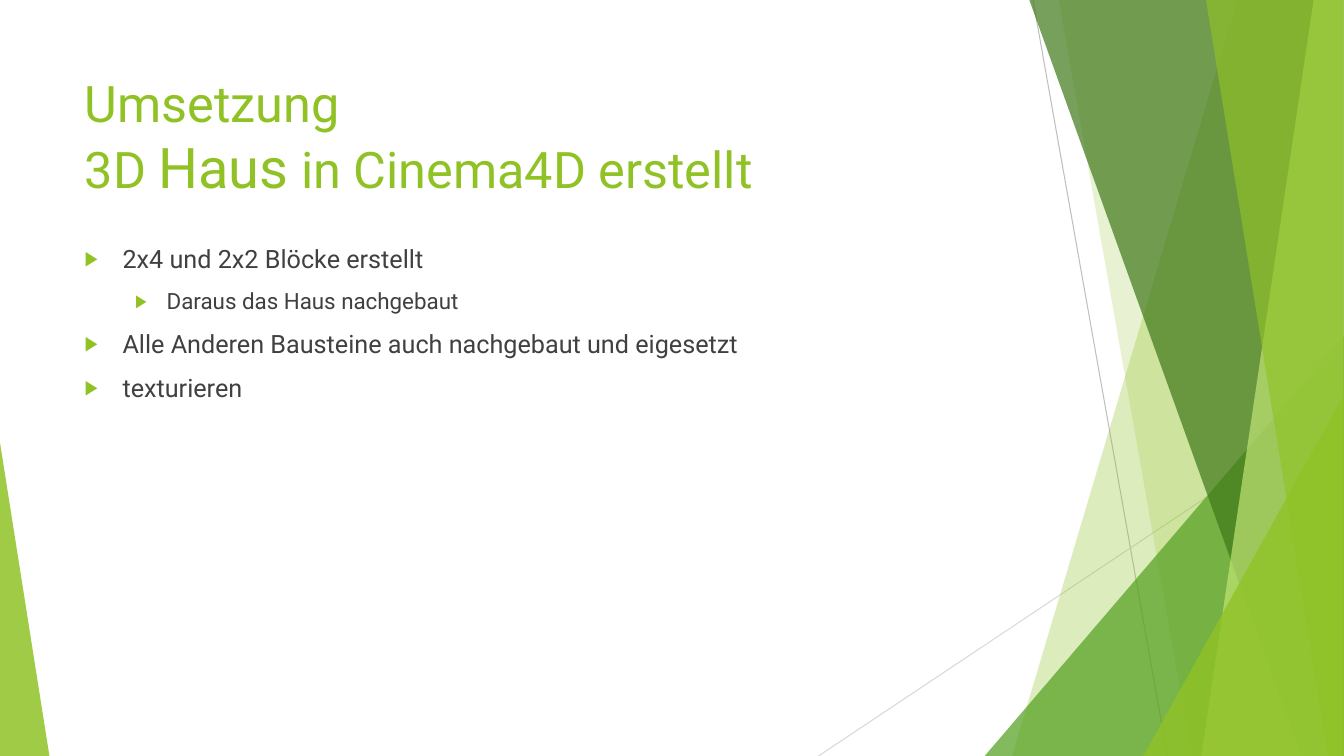
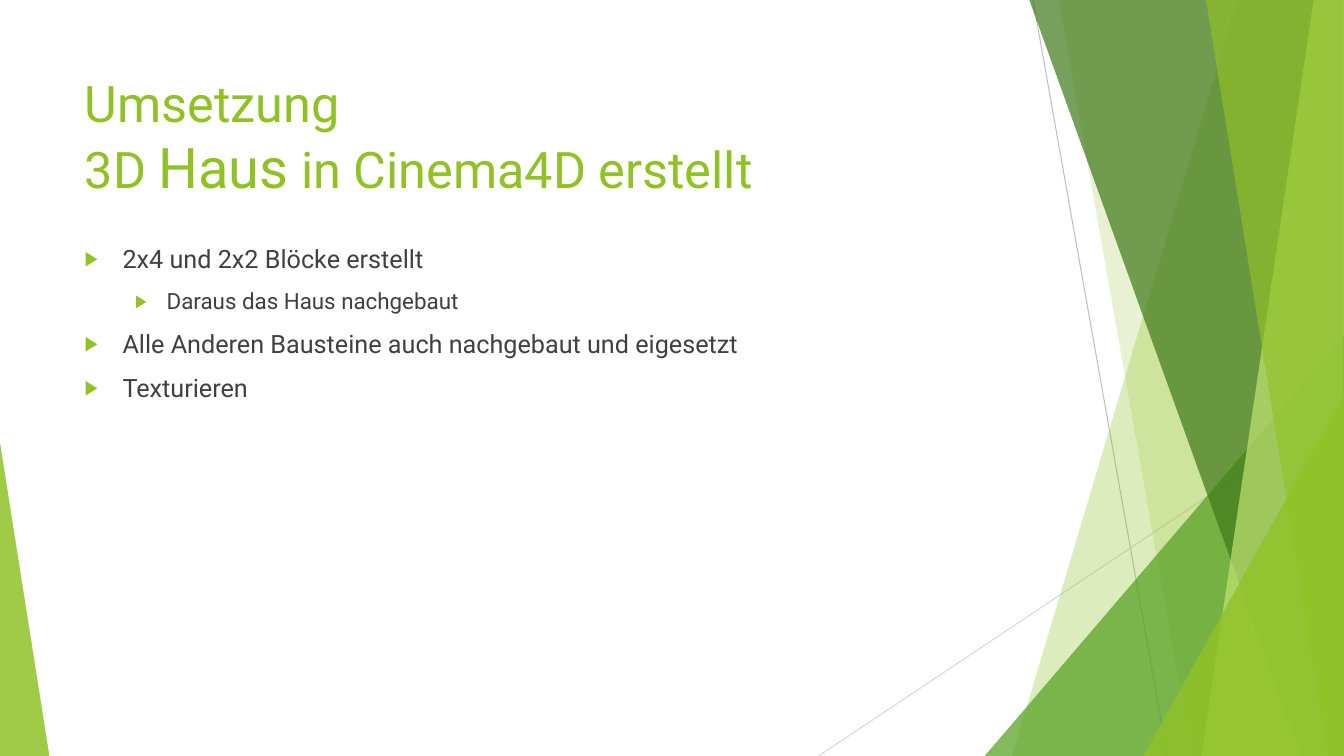
Before and after one commit to NotoriousRonin/EMM-Project, a slide deck: slide 12 of Praesi.pptx. Drawn at 1344x756 pixels with LibreOffice and Linux fonts; fonts in the diff are those of the drawing. Boxes give left, top, right and bottom in pixels: in the first picture for what was removed or moved away, otherwise in the second. Text is boxed around its words. In the diff, an @@ line names an element or a change of style, - is before the commit and + after.

```diff
--- a/Praesi.pptx
+++ b/Praesi.pptx
@@ text at (123,379,248,398): text changed @@
-▶ texturieren
+▶ Texturieren
```
Also in this commit, not shown: 3 other slides changed, 1 other file.
